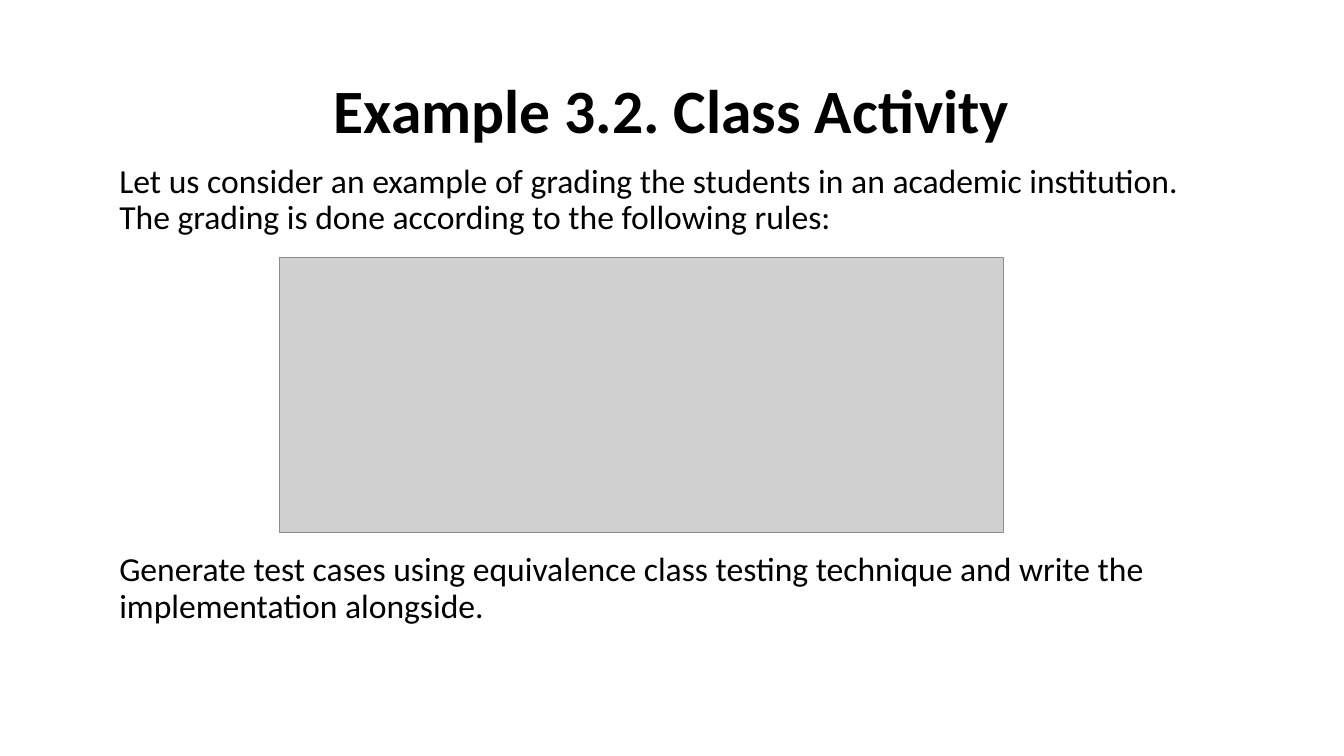
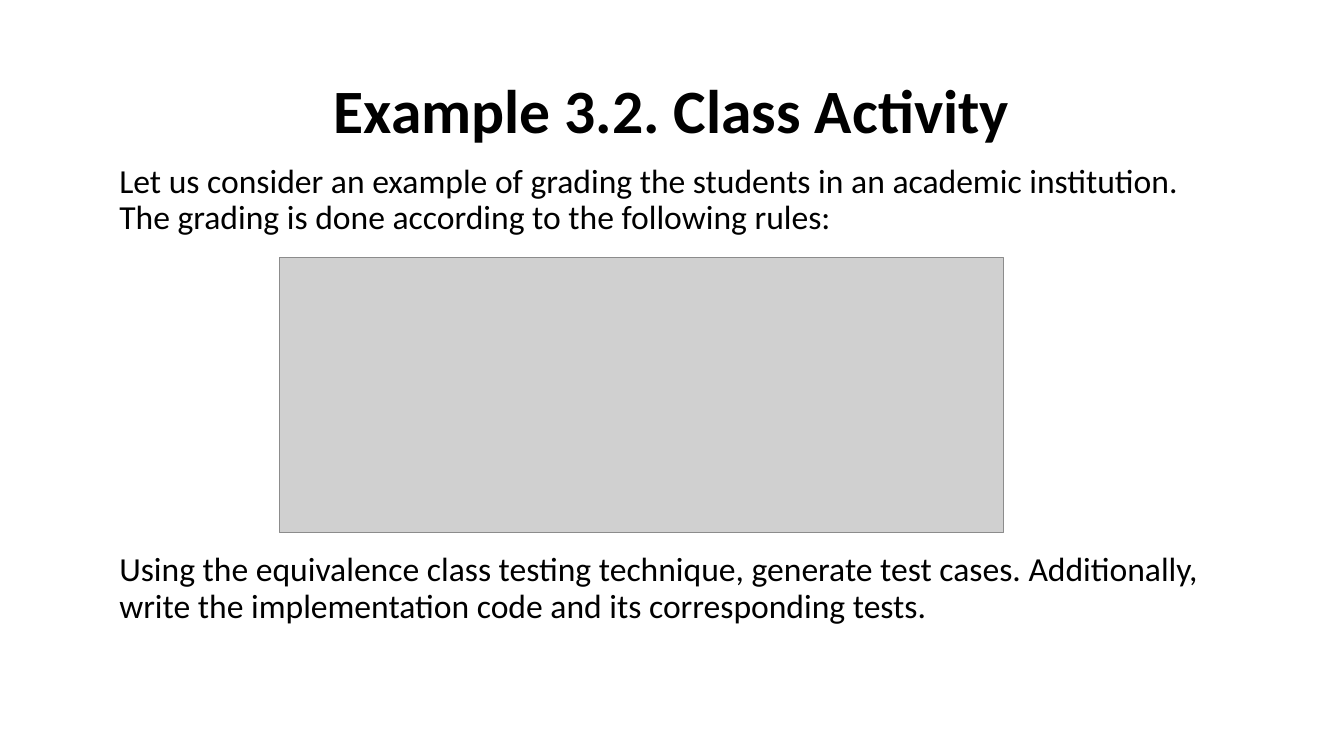
Before and after one commit to nashurgessa/Software-Testing-batch-2022-23, a slide deck: slide 14 of slides/L8 Equivalence Partitioning .pptx. Drawn at 1344x756 pixels with LibreOffice and Linux fonts; fonts in the diff are those of the drawing; grey boxes stand for pictures. Boxes give left, top, right and bottom in pixels: in the first picture for what was removed or moved away, otherwise in the second. Text is boxed around its words. In the diff, an @@ line names an element or a change of style, - is before the commit and + after.

```diff
--- a/slides/L8 Equivalence Partitioning .pptx
+++ b/slides/L8 Equivalence Partitioning .pptx
@@ text at [119, 557, 1198, 624]: text changed @@
-Generate test cases using equivalence class testing technique and write the implementation alongside.
+Using the equivalence class testing technique, generate test cases. Additionally, write the implementation code and its corresponding tests.
```
Also in this commit, not shown: 1 other slide changed, 5 slides removed, 1 other file.
